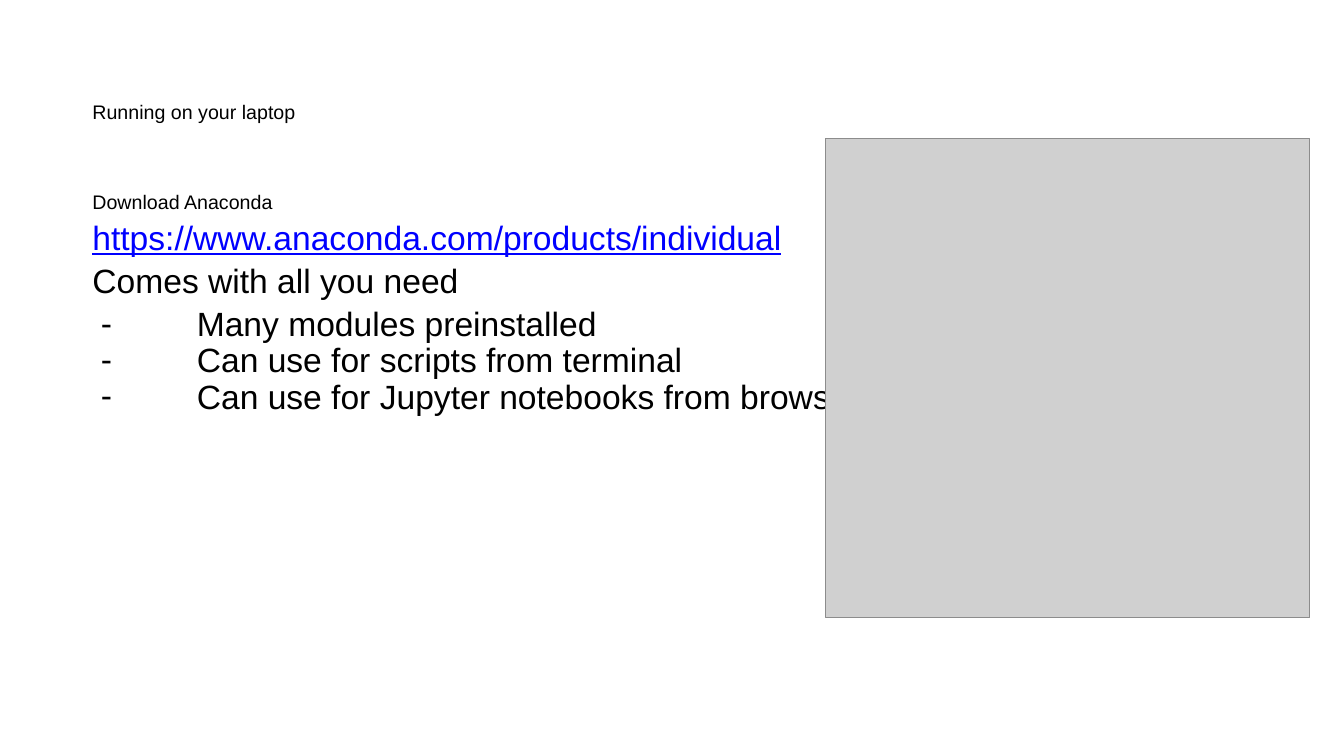
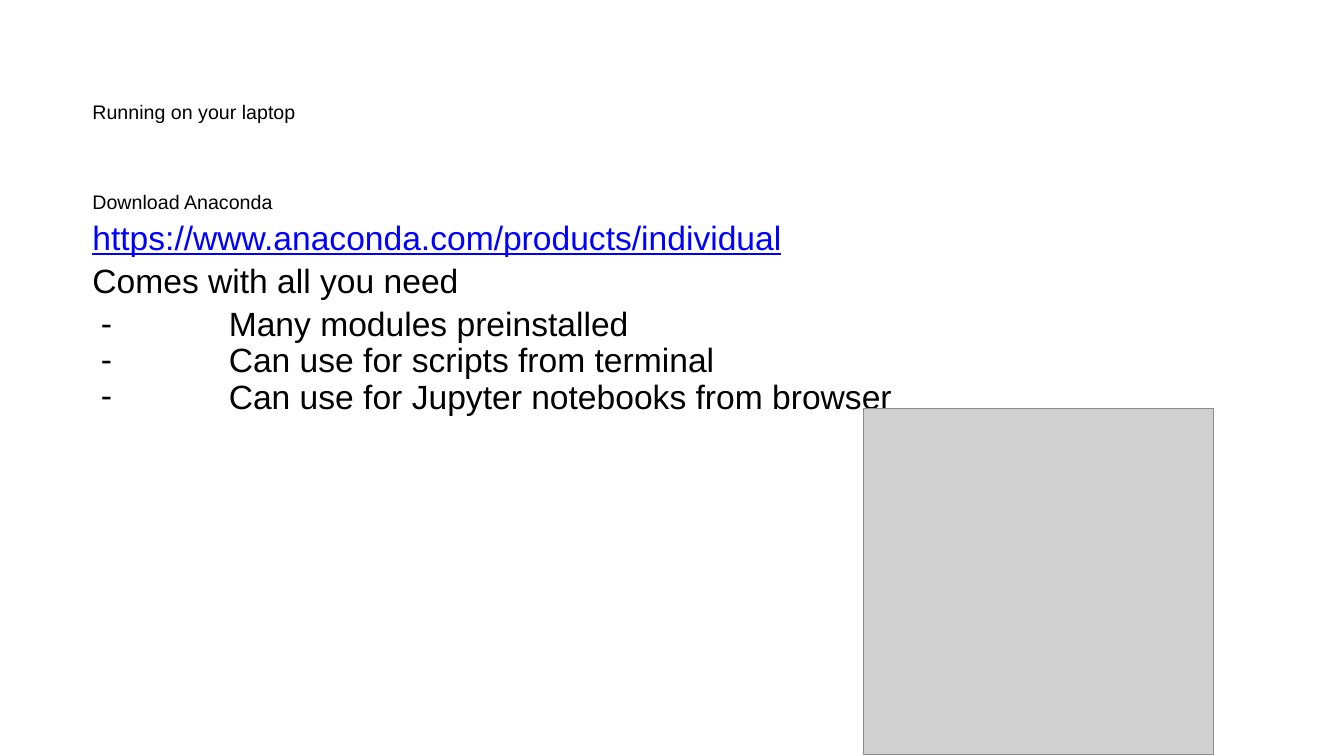
Before and after one commit to asantucci/Python-Workshop, a slide deck: slide 12 of slides.pptx (slide 14 before the commit). Drawn at 1344x756 pixels with LibreOffice and Linux fonts; fonts in the diff are those of the drawing; grey boxes stand for pictures. Boxes give left, top, right and bottom in pixels: in the first picture for what was removed or moved away, otherwise in the second. Text is boxed around its words. In the diff, an @@ line names an element or a change of style, - is before the commit and + after.

```diff
--- a/slides.pptx
+++ b/slides.pptx
@@ text at (x1=229, y1=311, x2=892, y2=416): indent changed @@
@@ picture resized from (x1=826, y1=138, x2=1310, y2=618) to (x1=864, y1=409, x2=1213, y2=755) @@
```
Also in this commit, not shown: 20 other slides changed, 1 slide added, 3 slides removed.
